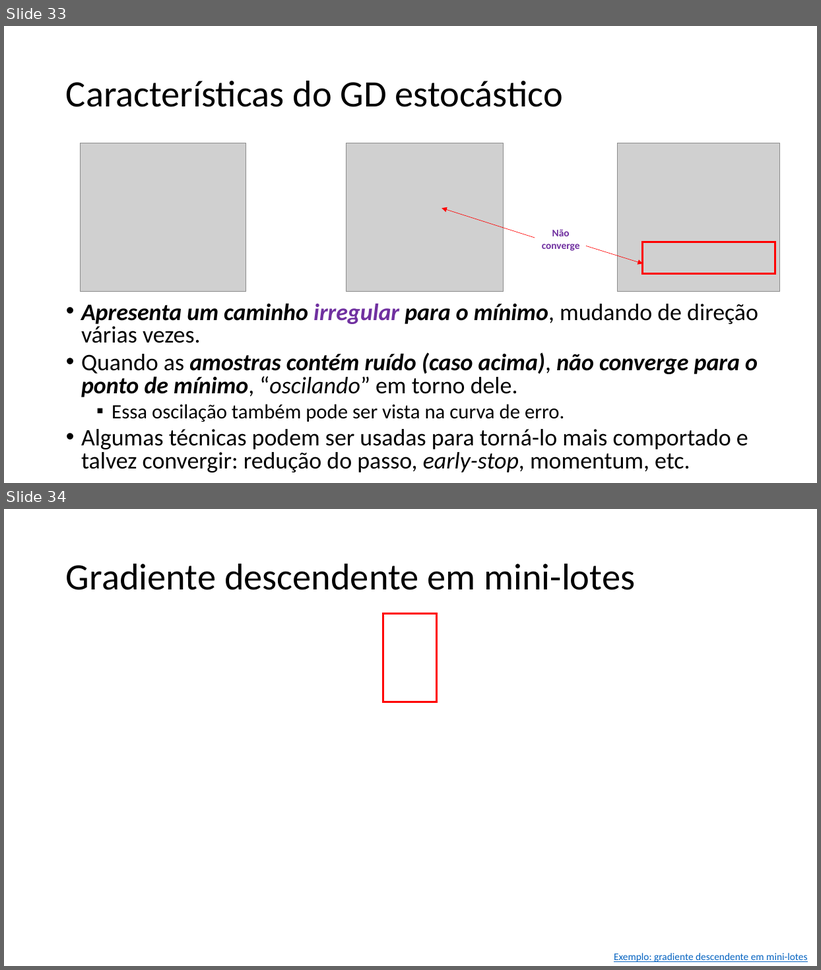
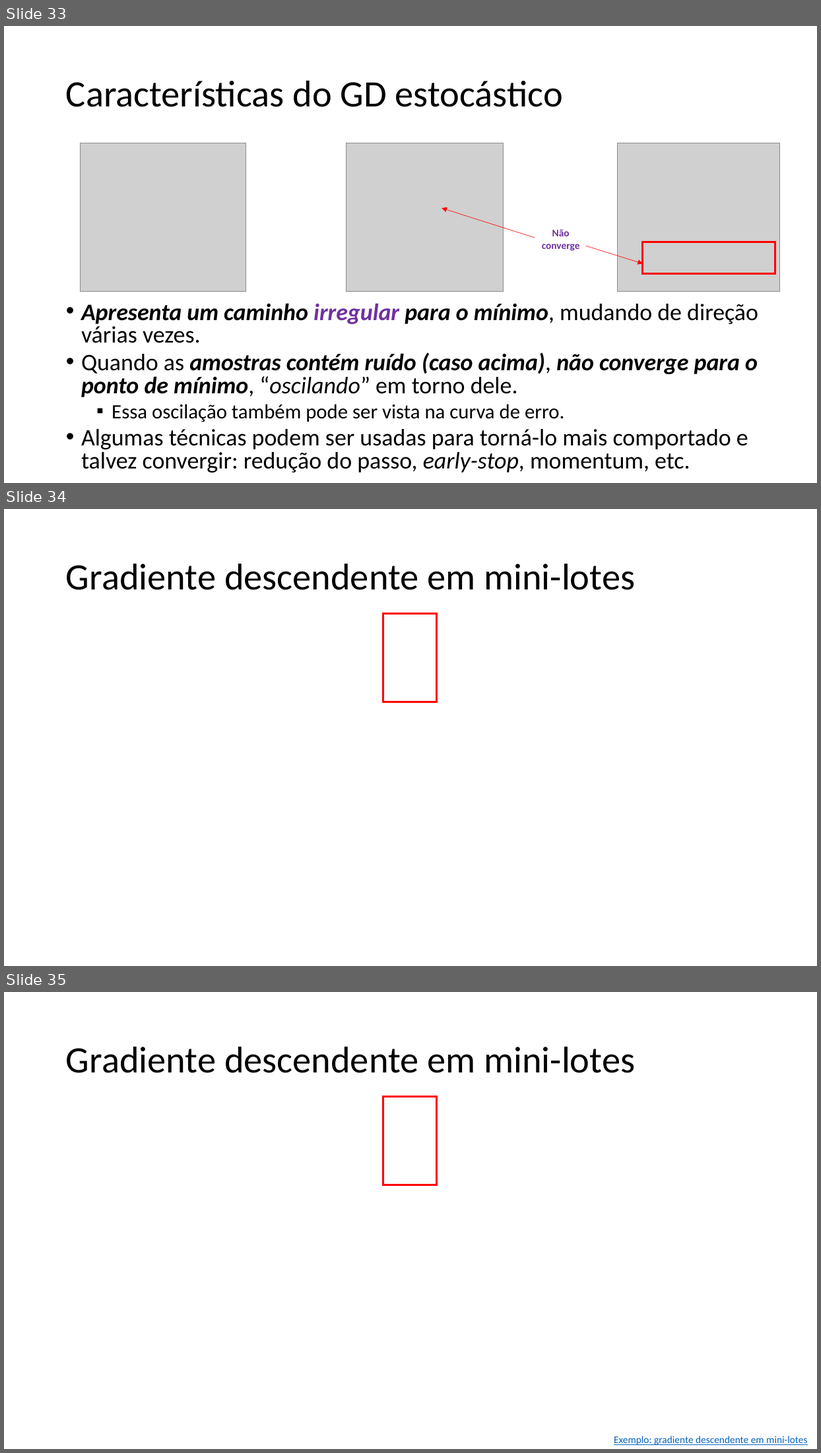
Before and after one commit to zz4fap/t319_aprendizado_de_maquina, a slide deck: slides/T319_Regressão_Linear (Parte II).pptx. Shown one above the other, each under a label of ours: slides 33 and 34 before the commit, slides 33, 34 and 35 after it. The pictures are 821x970 and 821x1453 pixels, drawn with LibreOffice and Linux fonts; fonts in the diff are those of the drawing; grey boxes stand for pictures. Boxes give left, top, right and bottom in pixels: in the first picture for what was removed or moved away, otherwise in the second. Text is boxed around its words. In the diff, an @@ line names an element or a change of style, - is before the commit and + after.

```diff
--- a/slides/T319_Regressão_Linear (Parte II).pptx
+++ b/slides/T319_Regressão_Linear (Parte II).pptx
@@ slide 34 added at (x1=4, y1=509, x2=817, y2=966), background #FFFFFF @@
@@ title added at (x1=66, y1=563, x2=635, y2=590), 44 pt, text #000000 @@
+Gradiente descendente em mini-lotes
@@ rectangle added at (x1=384, y1=614, x2=437, y2=702), outline #FF0000 2.25 pt @@
@@ what was slide 34 is now slide 35 @@
```
Also in this commit, not shown: 2 slides changed, 1 other slide added, 3 other files.
